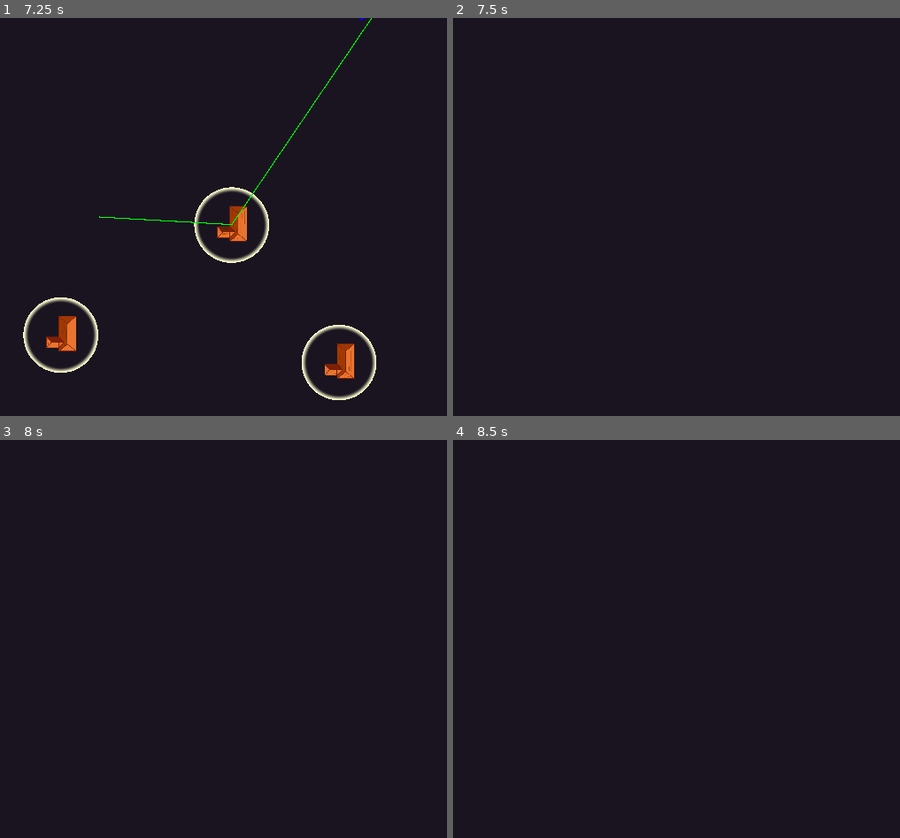
Above: before the commit, frames 1-4 (two rows, left to right).
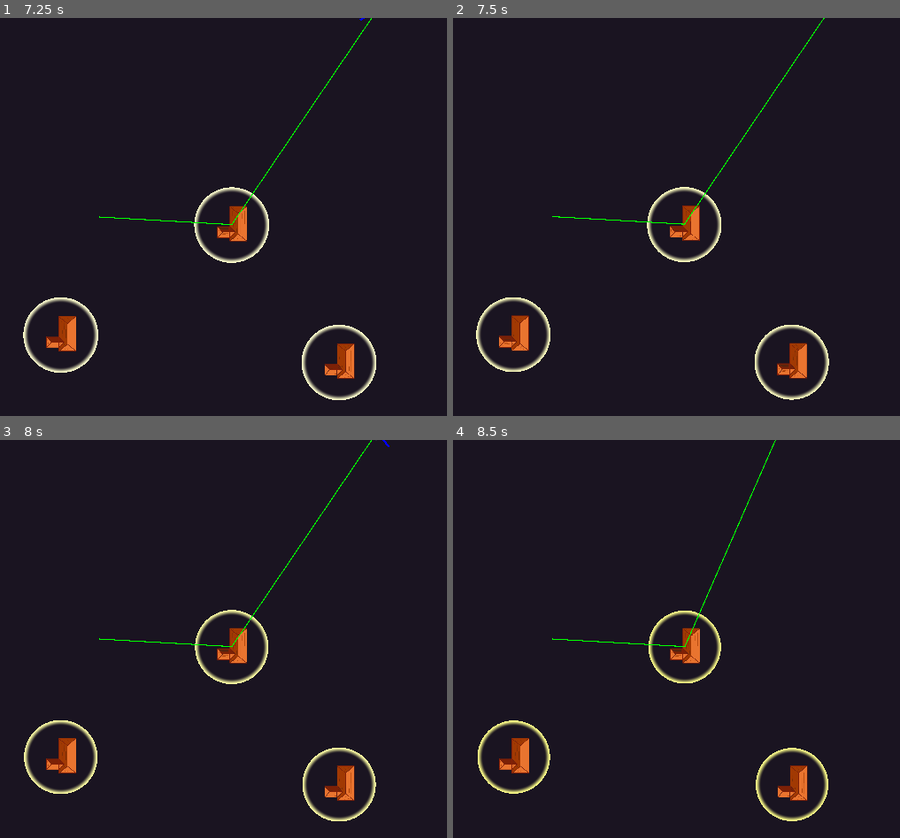
Above: after the commit, the same moments.

Repository: SpyrexDE/BzzBzz
Game: Godot game, scene res://levels/testlvl1.tscn
Same seed, same stepped clock (60 frames per second), same inputs: the game is played once before the commit and once after it. The engine's default icon, where the game draws it, is replaced by a stand-in: a white triangle on a blue panel in a dark square.
Inputs:
- Up to frame 1 (7.25 s): hold W (go_forward) 0.53-2.03 s; hold A (steer_left) 2.03-3.53 s; tap Enter at 3.5 s; hold S (go_backward) 3.53-4.28 s; hold D (steer_right) 4.28-5.03 s; hold W (go_forward) 5.03-5.78 s; hold D (steer_right) from 5.78 s (still down); tap Space at 6.5 s
- Up to frame 2 (7.5 s): keep holding D (steer_right)
- Up to frame 3 (8 s): keep holding D (steer_right)
- Up to frame 4 (8.5 s): release D (steer_right) at 8.03 s; hold S (go_backward) from 8.03 s (still down)

Frame 1 is identical in both runs. In frame 2, 3.2% of the frame differs, in the area x 5-85%, y 0-96%; in frame 3, 3.1%; in frame 4, 3.1%.

Commit message:
update screenshake

Diff:
--- a/props/zap/zap.gd
+++ b/props/zap/zap.gd
@@ -3,6 +3,7 @@
 @export var speed: float
 var connector: Connector
 var checkpoint_n: int
+var dead := false
 
 var dist_from_last: float
 var last_checkpoint: Vector2
@@ -16,6 +17,8 @@
 	last_checkpoint = connector.checkpoints[0]
 
 func _physics_process(_delta):
+	if (dead):
+		return
 	dist_from_last += speed
 
 	#is at checkpoint
@@ -30,9 +33,10 @@
 		var dir = (connector.checkpoints[checkpoint_n] - last_checkpoint).normalized()
 		position = last_checkpoint + dir * dist_from_last
 	else:
-		if (position - connector.robot.position).length() > 10:
+		if (position - connector.robot.position).length() > 20:
 			var dir = (connector.robot.position - connector.checkpoints[- 1]).normalized()
 			position = connector.checkpoints[- 1] + dir * dist_from_last
 		else:
 			print("dead")
-			Globals.camera.add_stress(50.0)
+			dead = true
+			Globals.camera.add_stress(2)
